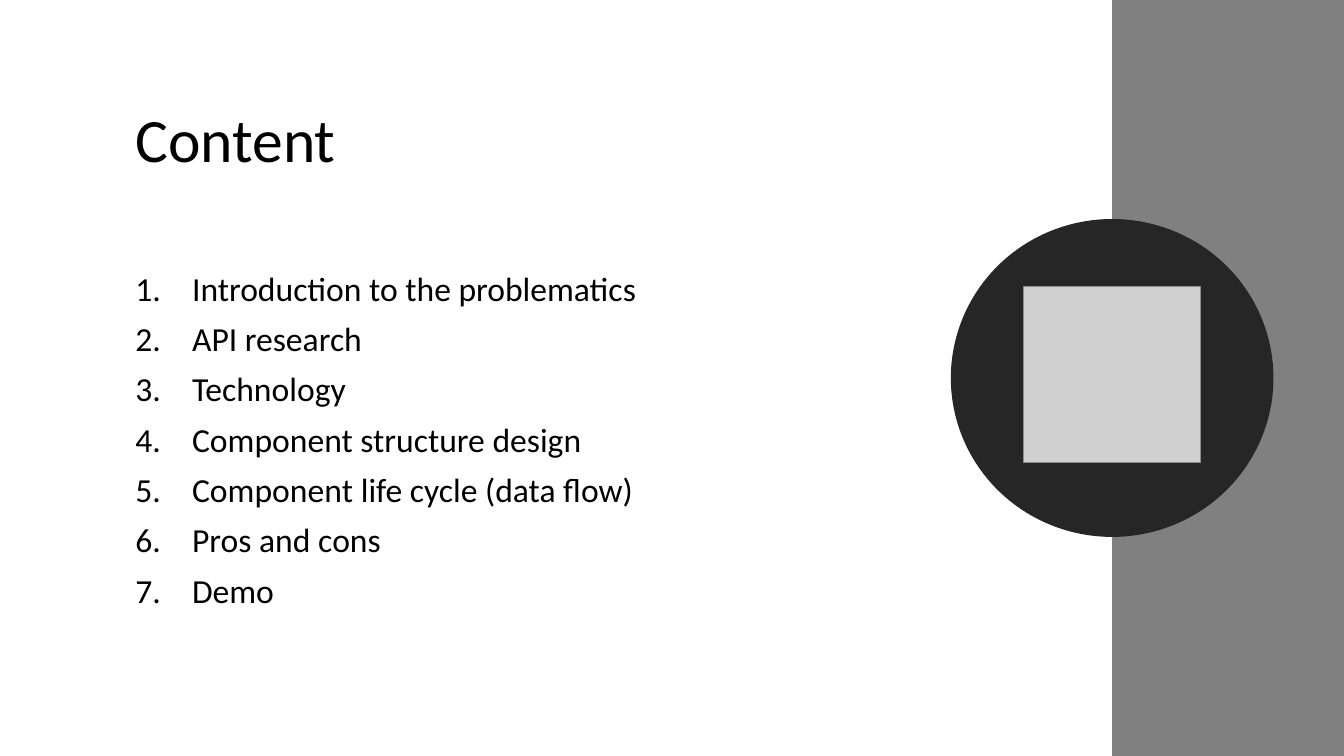
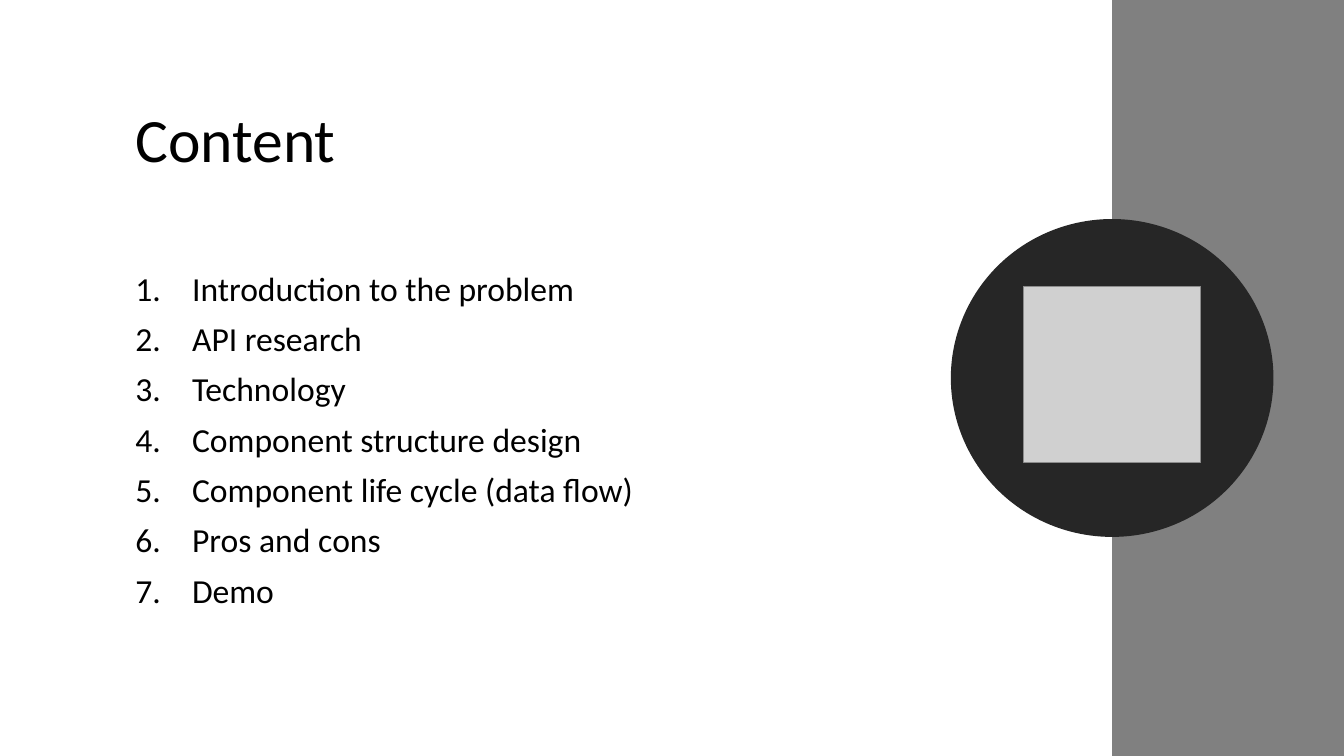
Before and after one commit to lecbyjak/intelligent-tree-select, a slide deck: slide 2 of documents/lecbyjak_bachlor_prezentation.pptx. Drawn at 1344x756 pixels with LibreOffice and Linux fonts; fonts in the diff are those of the drawing; grey boxes stand for pictures. Boxes give left, top, right and bottom in pixels: in the first picture for what was removed or moved away, otherwise in the second. Text is boxed around its words. In the diff, an @@ line names an element or a change of style, - is before the commit and + after.

```diff
--- a/documents/lecbyjak_bachlor_prezentation.pptx
+++ b/documents/lecbyjak_bachlor_prezentation.pptx
@@ text at (x1=192, y1=277, x2=574, y2=307): text changed @@
-1. Introduction to the problematics
+1. Introduction to the problem
```
Also in this commit, not shown: 3 other slides changed, 1 slide added, 2 other files.
